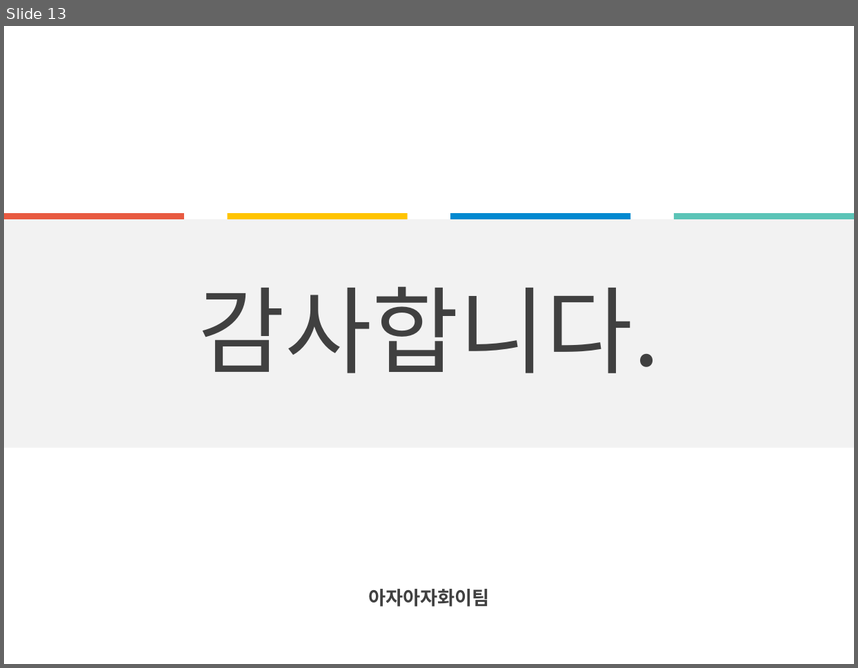
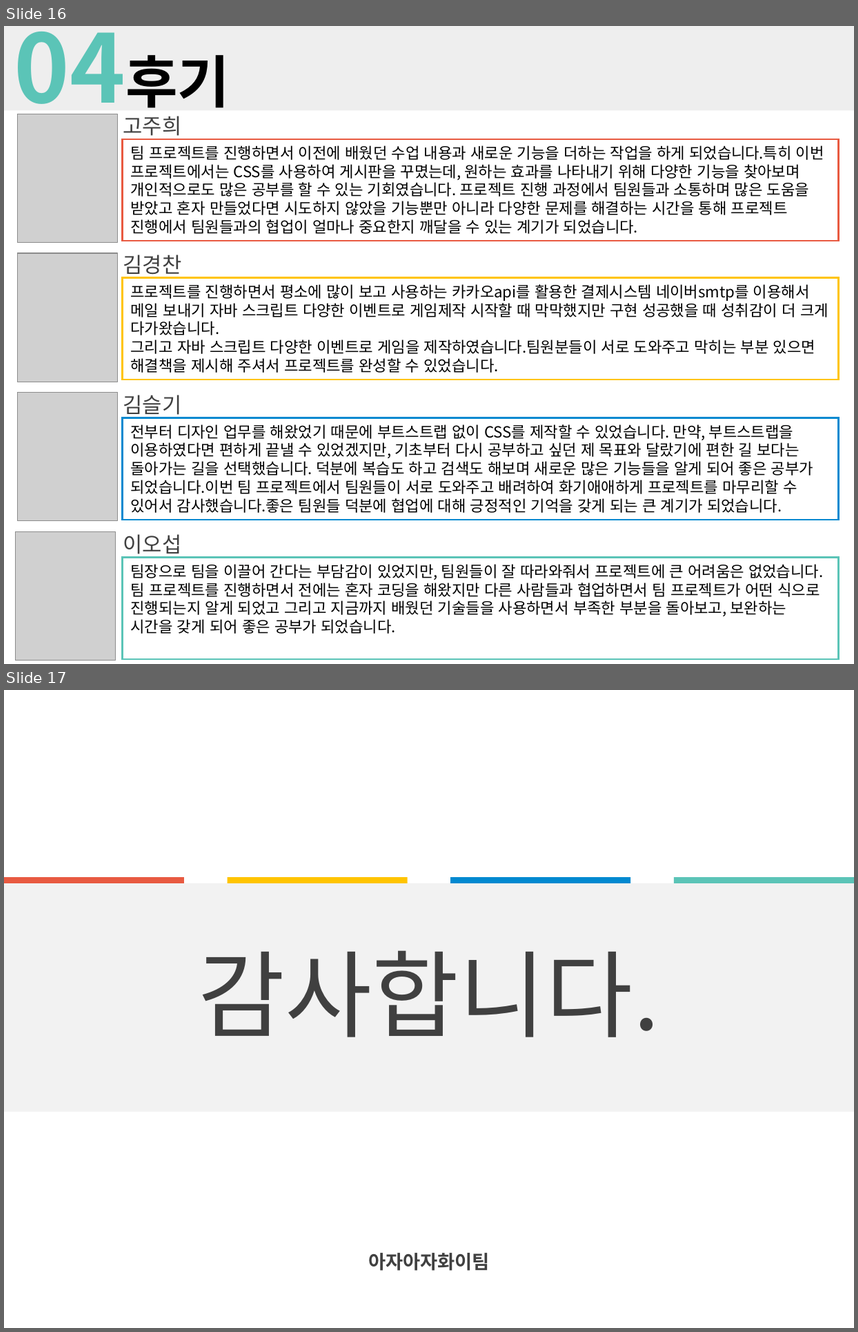
Before and after one commit to amuge92/java2, a slide deck: springT/게임잡지.pptx. Shown one above the other, each under a label of ours: slide 13 before the commit, slides 16 and 17 after it. The pictures are 858x668 and 858x1332 pixels, drawn with LibreOffice and Linux fonts; fonts in the diff are those of the drawing; grey boxes stand for pictures. Boxes give left, top, right and bottom in pixels: in the first picture for what was removed or moved away, otherwise in the second. Text is boxed around its words. In the diff, an @@ line names an element or a change of style, - is before the commit and + after.

```diff
--- a/springT/게임잡지.pptx
+++ b/springT/게임잡지.pptx
@@ slide 16 added at (4,26,854,664), background #FFFFFF @@
@@ rectangle added at (4,26,854,110), fill #EEEEEE @@
@@ title added at (4,45,488,107), 80 pt, text #5BC4B7, bold @@
+04후기
@@ picture added at (18,114,118,243) @@
@@ text added at (123,116,182,140), 18 pt, text #404040 @@
+고주희
@@ rectangle added at (122,139,839,241), outline #E85A41 1.5 pt @@
@@ text added at (131,145,824,234), 13 pt, text #000000 @@
+팀 프로젝트를 진행하면서 이전에 배웠던 수업 내용과 새로운 기능을 더하는 작업을 하게 되었습니다.특히 이번 프로젝트에서는 CSS를 사용하여 게시판을 꾸몄는데, 원하는 효과를 나타내기 위해 다양한 기능을 찾아보며 개인적으로도 많은 공부를 할 수 있는 기회였습니다. 프로젝트 진행 과정에서 팀원들과 소통하며 많은 도움을 받았고 혼자 만들었다면 시도하지 않았을 기능뿐만 아니라 다양한 문제를 해결하는 시간을 통해 프로젝트 진행에서 팀원들과의 협업이 얼마나 중요한지 깨달을 수 있는 계기가 되었습니다.
@@ picture added at (18,253,118,381) @@
@@ text added at (123,254,182,279), 18 pt, text #404040 @@
+김경찬
@@ rectangle added at (122,278,839,380), outline #FFC400 1.5 pt @@
@@ text added at (131,284,829,372), 13 pt, text #000000 @@
+프로젝트를 진행하면서 평소에 많이 보고 사용하는 카카오api를 활용한 결제시스템 네이버smtp를 이용해서 메일 보내기 자바 스크립트 다양한 이벤트로 게임제작 시작할 때 막막했지만 구현 성공했을 때 성취감이 더 크게 다가왔습니다.
+그리고 자바 스크립트 다양한 이벤트로 게임을 제작하였습니다.팀원분들이 서로 도와주고 막히는 부분 있으면 해결책을 제시해 주셔서 프로젝트를 완성할 수 있었습니다.
@@ picture added at (18,392,118,521) @@
@@ text added at (123,394,182,418), 18 pt, text #404040 @@
+김슬기
@@ rectangle added at (122,418,839,520), outline #0189D0 1.5 pt @@
@@ text added at (131,424,813,512), 13 pt, text #000000 @@
+전부터 디자인 업무를 해왔었기 때문에 부트스트랩 없이 CSS를 제작할 수 있었습니다. 만약, 부트스트랩을 이용하였다면 편하게 끝낼 수 있었겠지만, 기초부터 다시 공부하고 싶던 제 목표와 달랐기에 편한 길 보다는 돌아가는 길을 선택했습니다. 덕분에 복습도 하고 검색도 해보며 새로운 많은 기능들을 알게 되어 좋은 공부가 되었습니다.이번 팀 프로젝트에서 팀원들이 서로 도와주고 배려하여 화기애애하게 프로젝트를 마무리할 수 있어서 감사했습니다.좋은 팀원들 덕분에 협업에 대해 긍정적인 기억을 갖게 되는 큰 계기가 되었습니다.
@@ picture added at (15,531,115,659) @@
@@ text added at (123,534,182,558), 18 pt, text #404040 @@
+이오섭
@@ rectangle added at (122,557,839,659), outline #5BC4B7 1.5 pt @@
@@ text added at (131,564,823,633), 13 pt, text #000000 @@
+팀장으로 팀을 이끌어 간다는 부담감이 있었지만, 팀원들이 잘 따라와줘서 프로젝트에 큰 어려움은 없었습니다. 팀 프로젝트를 진행하면서 전에는 혼자 코딩을 해왔지만 다른 사람들과 협업하면서 팀 프로젝트가 어떤 식으로 진행되는지 알게 되었고 그리고 지금까지 배웠던 기술들을 사용하면서 부족한 부분을 돌아보고, 보완하는 시간을 갖게 되어 좋은 공부가 되었습니다.
@@ what was slide 13 is now slide 17 @@
```
Also in this commit, not shown: 9 slides changed, 6 other slides added, 3 slides removed, 19 other files.
